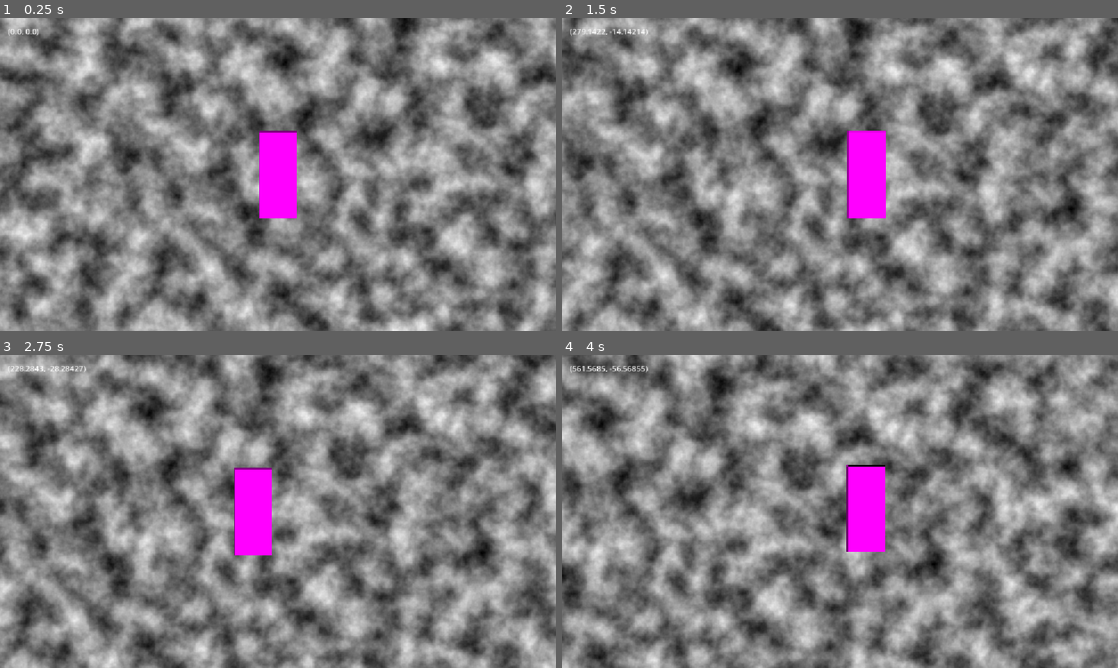
Above: before the commit, frames 1-4 (two rows, left to right).
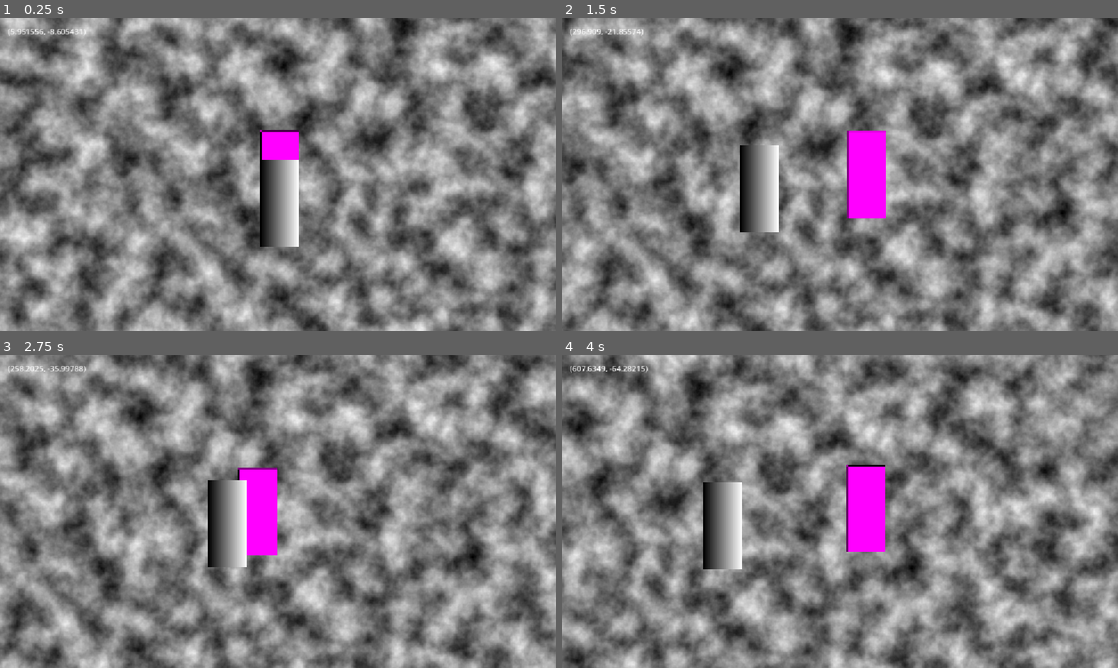
Above: after the commit, the same moments.

Repository: jsbrn/giant-jam-2
Game: Godot game, scene res://ui/views/game_view.tscn
The game is run twice, just before and just after one commit, with the same random seed, the same clock (stepped at 60 frames per second) and the same inputs.
Inputs:
- Up to frame 1 (0.25 s): no input
- Up to frame 2 (1.5 s): hold D (move_right) from 0.53 s (still down); tap W (move_up) at 0.77 s
- Up to frame 3 (2.75 s): tap W (move_up) at 1.52 s; release D (move_right) at 2.03 s; hold A (move_left) from 2.03 s (still down)
- Up to frame 4 (4 s): release A (move_left) at 2.78 s; hold D (move_right) from 2.78 s (still down); tap W (move_up) at 3.02, 3.77 s

The runs differ from the first frame. In frame 1, 19% of the frame differs, in the area x 0-100%, y 0-100%; in frame 2, 52%; in frame 3, 55%; in frame 4, 68%.

Commit message:
Ghost navigation

Diff:
--- a/world/ghost.gd
+++ b/world/ghost.gd
@@ -1,8 +1,40 @@
 extends CharacterBody2D
 
+const SPEED: float = 100
+
+@onready var nav: NavigationAgent2D = $NavigationAgent2D
+@onready var vision: RayCast2D = $Vision
+@onready var target_timer: Timer = $RandomTarget
+
+func _ready() -> void:
+	nav.target_position = random_target()
+
 func _process(delta: float) -> void:
-	var player: Player = get_tree().get_first_node_in_group("players")
-
+	velocity = (nav.get_next_path_position() - global_position).normalized() * SPEED
 
 func _physics_process(delta: float) -> void:
 	move_and_slide()
+
+func random_target() -> Vector2:
+	return Vector2(randi_range(-1500, 1500), randi_range(-1500, 1500))
+
+func can_see_player() -> bool:
+	var player: Player = get_tree().get_first_node_in_group("players")
+	vision.target_position = player.global_position - global_position
+	vision.force_raycast_update()
+	var c: CollisionObject2D = vision.get_collider()
+	return c != null && c is Player
+
+func _on_nav_recalc_timeout() -> void:
+	if can_see_player():
+		var player: Player = get_tree().get_first_node_in_group("players")
+		nav.target_position = player.global_position
+		print("Updating nav target to current player position")
+
+func _on_navigation_agent_2d_target_reached() -> void:
+	print("TARGET REACHED!")
+	target_timer.start()
+
+
+func _on_random_target_timeout() -> void:
+	nav.target_position = random_target()
--- a/world/ghost.tscn
+++ b/world/ghost.tscn
@@ -9,8 +9,35 @@
 width = 80
 height = 180
 
+[sub_resource type="CircleShape2D" id="CircleShape2D_jpscu"]
+radius = 25.0
+
 [node name="Ghost" type="CharacterBody2D" unique_id=1428940175]
+collision_layer = 2
+collision_mask = 5
 script = ExtResource("1_vhie2")
 
 [node name="Sprite2D" type="Sprite2D" parent="." unique_id=257297051]
 texture = SubResource("GradientTexture2D_k547n")
+
+[node name="NavigationAgent2D" type="NavigationAgent2D" parent="." unique_id=1193329502]
+target_desired_distance = 90.0
+
+[node name="NavRecalc" type="Timer" parent="." unique_id=315615588]
+wait_time = 0.5
+autostart = true
+
+[node name="RandomTarget" type="Timer" parent="." unique_id=841002854]
+wait_time = 3.0
+one_shot = true
+
+[node name="Vision" type="RayCast2D" parent="." unique_id=400940744]
+collision_mask = 5
+
+[node name="CollisionShape2D" type="CollisionShape2D" parent="." unique_id=1772563793]
+position = Vector2(0, 52)
+shape = SubResource("CircleShape2D_jpscu")
+
+[connection signal="target_reached" from="NavigationAgent2D" to="." method="_on_navigation_agent_2d_target_reached"]
+[connection signal="timeout" from="NavRecalc" to="." method="_on_nav_recalc_timeout"]
+[connection signal="timeout" from="RandomTarget" to="." method="_on_random_target_timeout"]
--- a/world/house.tscn
+++ b/world/house.tscn
@@ -1,6 +1,7 @@
 [gd_scene format=3 uid="uid://d2qrxfmfa1p6r"]
 
 [ext_resource type="PackedScene" uid="uid://xdebh1khggf1" path="res://world/player.tscn" id="1_apcmc"]
+[ext_resource type="PackedScene" uid="uid://dhiu3yga7nhqv" path="res://world/ghost.tscn" id="2_jpscu"]
 
 [sub_resource type="FastNoiseLite" id="FastNoiseLite_jpscu"]
 
@@ -9,24 +10,37 @@
 height = 3000
 noise = SubResource("FastNoiseLite_jpscu")
 
+[sub_resource type="NavigationPolygon" id="NavigationPolygon_w5pmr"]
+vertices = PackedVector2Array(-1484.9766, 1485.0234, -923, -420, -260, -440, 260, -440, 1482.0234, 1492.9688, 1488.9688, -1484.0234, 260, -510, -1481.0078, -1490.9688, -923, -1065, -1036, -420, -1036, -1065, -260, -510)
+polygons = Array[PackedInt32Array]([PackedInt32Array(0, 1, 2, 3, 4), PackedInt32Array(5, 4, 3, 6), PackedInt32Array(7, 5, 6, 8), PackedInt32Array(9, 1, 0), PackedInt32Array(9, 0, 7, 10), PackedInt32Array(2, 1, 8, 11), PackedInt32Array(8, 10, 7), PackedInt32Array(8, 6, 11)])
+outlines = Array[PackedVector2Array]([PackedVector2Array(-1491, -1501, 1499, -1494, 1492, 1503, -1495, 1495)])
+
 [sub_resource type="RectangleShape2D" id="RectangleShape2D_w5pmr"]
 size = Vector2(500, 50)
 
 [sub_resource type="RectangleShape2D" id="RectangleShape2D_apcmc"]
 size = Vector2(93, 625)
 
-[node name="House" type="StaticBody2D" unique_id=1199612817]
-collision_layer = 4
+[node name="House" type="Node2D" unique_id=79995838]
 
 [node name="Floor" type="Sprite2D" parent="." unique_id=236698728]
 texture = SubResource("NoiseTexture2D_apcmc")
 
 [node name="Player" parent="." unique_id=1428940175 instance=ExtResource("1_apcmc")]
 
-[node name="CollisionShape2D" type="CollisionShape2D" parent="." unique_id=1069508013]
+[node name="NavigationRegion2D" type="NavigationRegion2D" parent="." unique_id=450251071]
+navigation_polygon = SubResource("NavigationPolygon_w5pmr")
+
+[node name="Ghost" parent="NavigationRegion2D" unique_id=1691634416 instance=ExtResource("2_jpscu")]
+
+[node name="Walls" type="StaticBody2D" parent="NavigationRegion2D" unique_id=1717943595]
+collision_layer = 4
+collision_mask = 3
+
+[node name="CollisionShape2D" type="CollisionShape2D" parent="NavigationRegion2D/Walls" unique_id=1069508013]
 position = Vector2(0, -475)
 shape = SubResource("RectangleShape2D_w5pmr")
 
-[node name="CollisionShape2D2" type="CollisionShape2D" parent="." unique_id=1013805629]
+[node name="CollisionShape2D2" type="CollisionShape2D" parent="NavigationRegion2D/Walls" unique_id=1013805629]
 position = Vector2(-979.5, -742.5)
 shape = SubResource("RectangleShape2D_apcmc")
